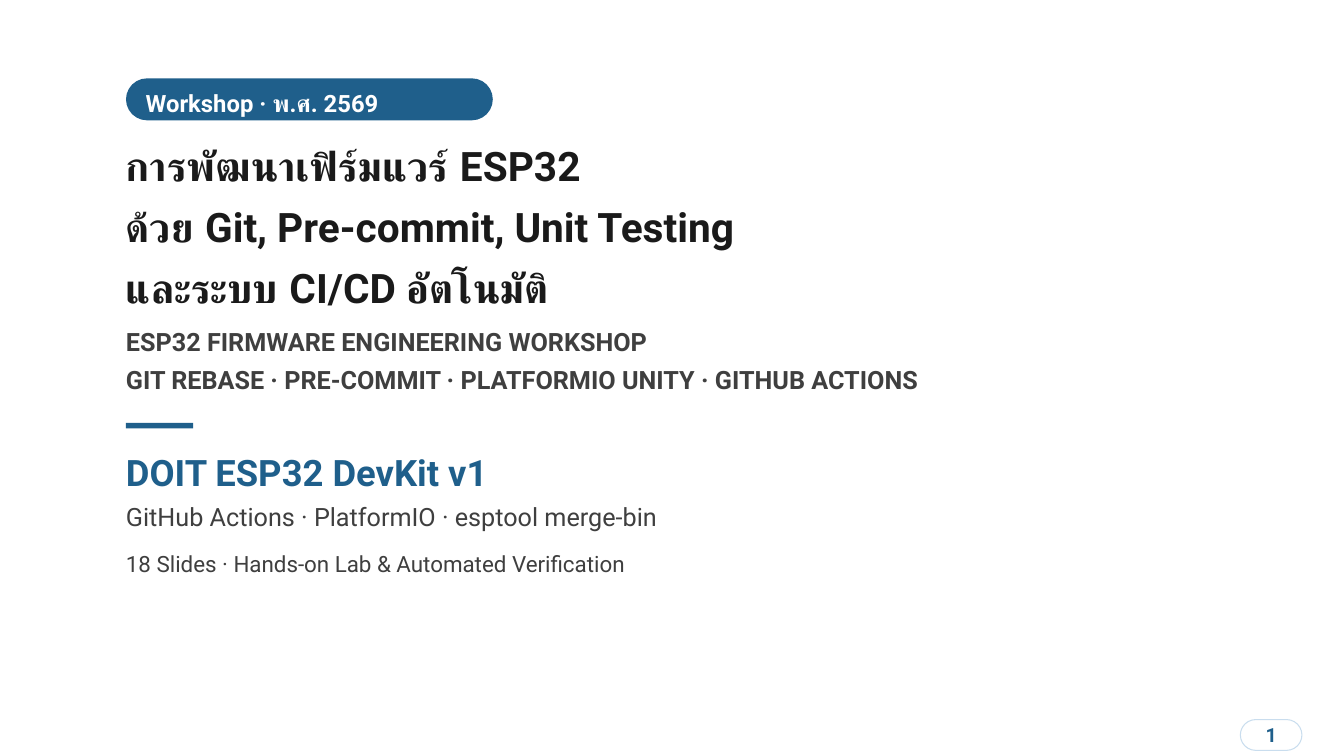
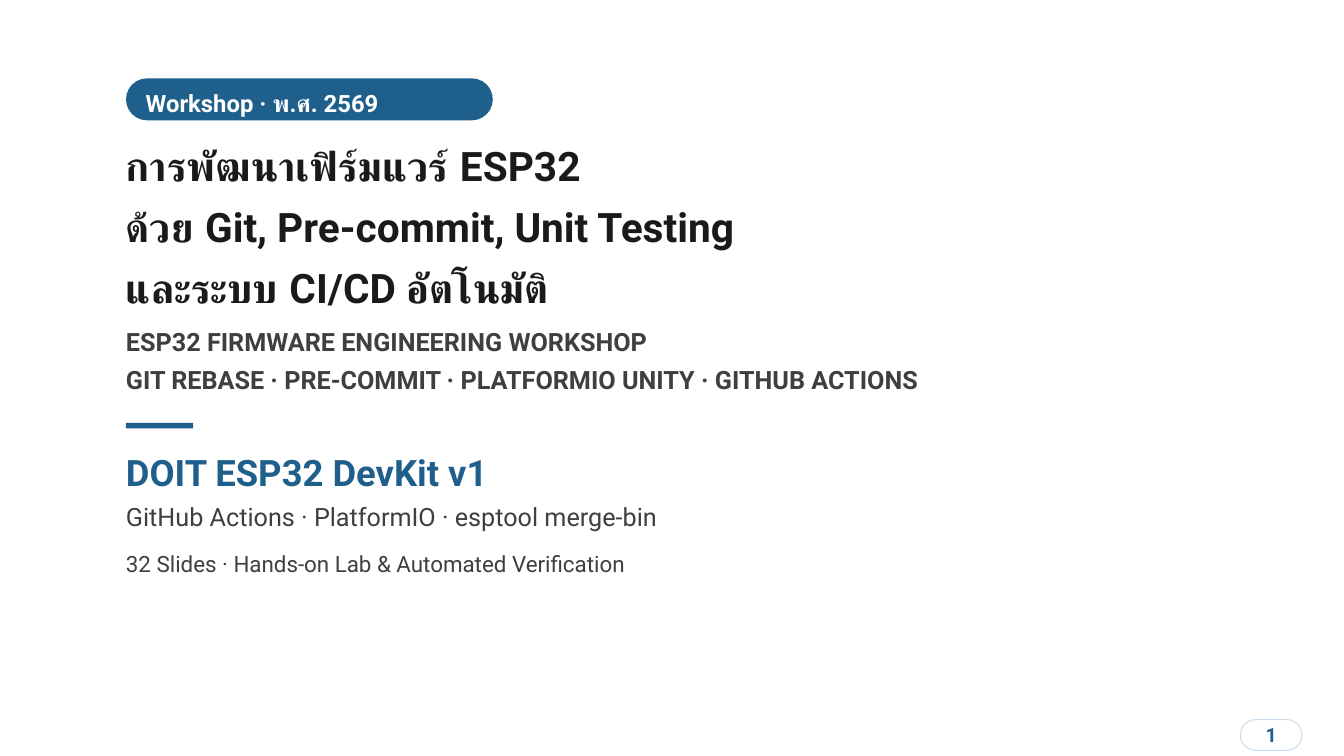
Before and after one commit to SavEe2429/git-practice, a slide deck: slide 1 of presentation/ESP32_Git_CICD_Workshop.pptx. Drawn at 1344x756 pixels with LibreOffice and Linux fonts; fonts in the diff are those of the drawing; background and template pictures are left out. Boxes give left, top, right and bottom in pixels: in the first picture for what was removed or moved away, otherwise in the second. Text is boxed around its words. In the diff, an @@ line names an element or a change of style, - is before the commit and + after.

```diff
--- a/presentation/ESP32_Git_CICD_Workshop.pptx
+++ b/presentation/ESP32_Git_CICD_Workshop.pptx
@@ text at [126,555,625,572]: text changed @@
-18 Slides · Hands-on Lab & Automated Verification
+32 Slides · Hands-on Lab & Automated Verification
```
Also in this commit, not shown: 3 other slides changed, 28 slides added, 14 slides removed, 28 other files.
